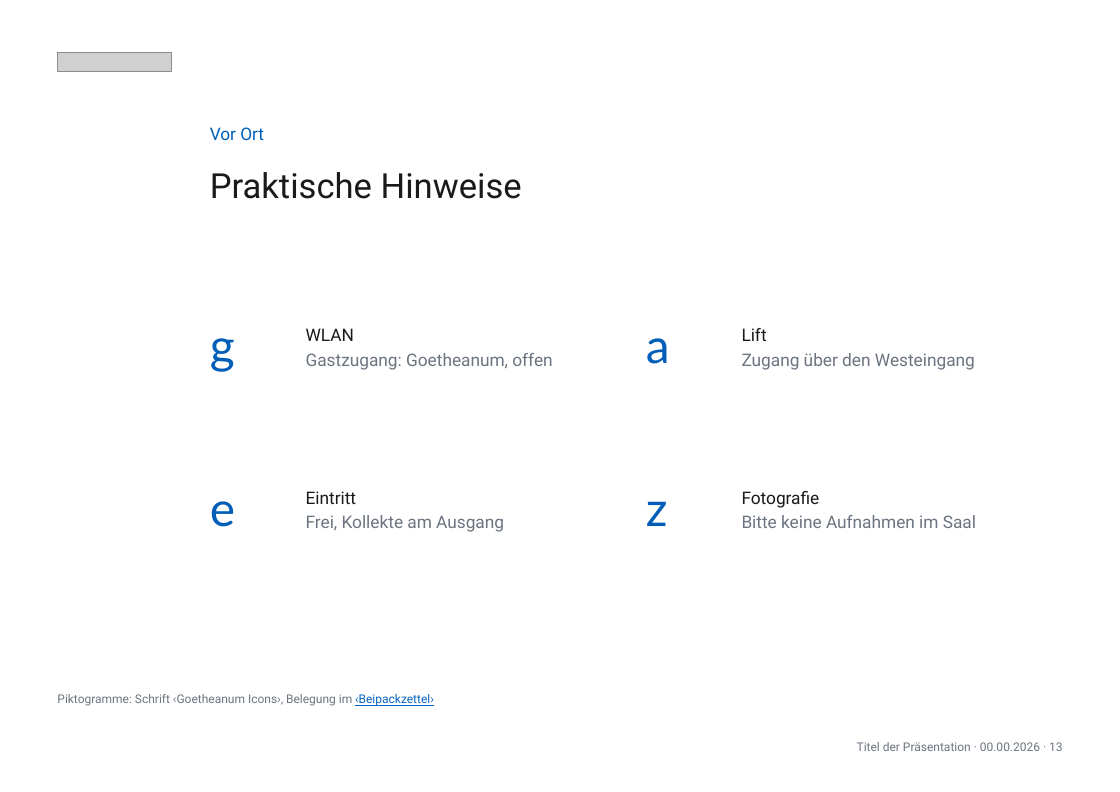
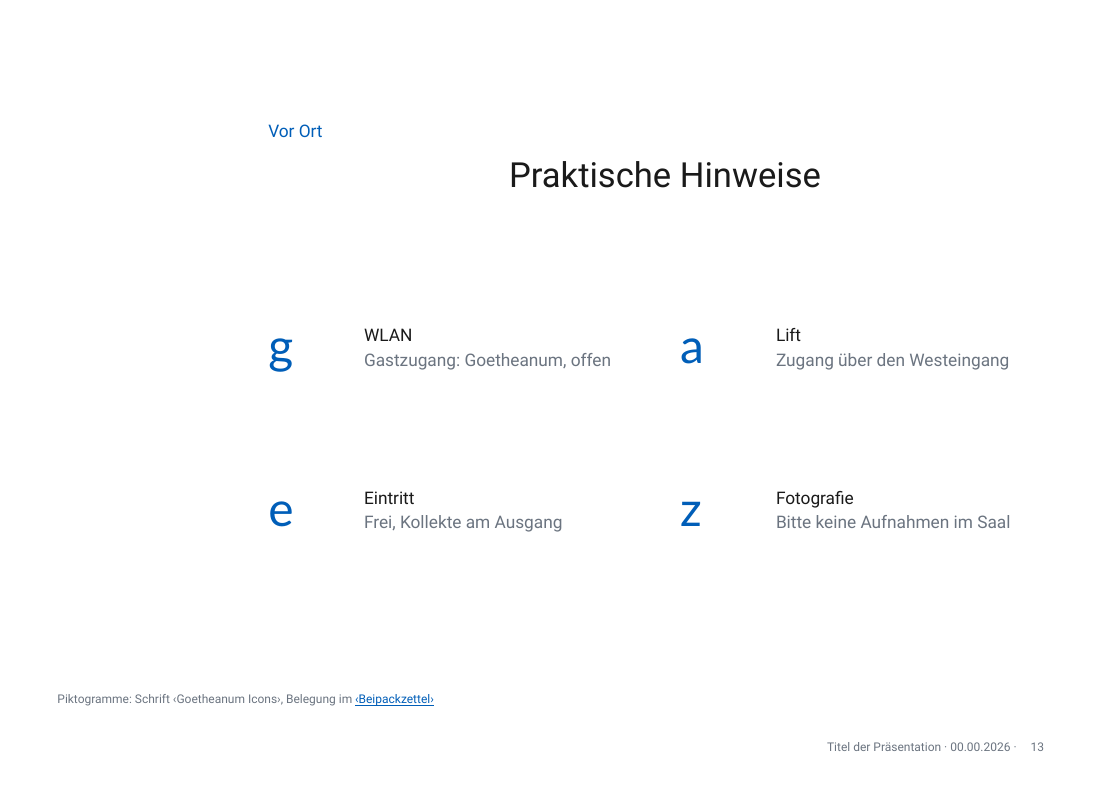
Before and after one commit to phtok/goeloggen, a slide deck: slide 13 of assets/templates/GoetheanumVorlageA4.pptx. Drawn at 1120x792 pixels with LibreOffice and Linux fonts; fonts in the diff are those of the drawing; grey boxes stand for pictures; background and template pictures are left out. Boxes give left, top, right and bottom in pixels: in the first picture for what was removed or moved away, otherwise in the second. Text is boxed around its words. In the diff, an @@ line names an element or a change of style, - is before the commit and + after.

```diff
--- a/assets/templates/GoetheanumVorlageA4.pptx
+++ b/assets/templates/GoetheanumVorlageA4.pptx
@@ picture removed at box(57, 53, 171, 72) @@
@@ 3 texts: place and size @@
-3 texts at box(210, 127, 264, 527)
+3 texts at box(268, 124, 323, 527)
@@ text "Vor Ort" at box(268, 124, 323, 137): more space between paragraphs; vertical alignment middle to top @@
@@ title "Praktische Hinweise": place and size @@
-title "Praktische Hinweise" at box(210, 172, 522, 199)
+title "Praktische Hinweise" at box(509, 161, 821, 188)
@@ title "Praktische Hinweise" at box(509, 161, 821, 188): alignment left to centre; vertical alignment middle to top @@
@@ text "WLAN": place and size @@
-text "WLAN" at box(306, 328, 552, 370)
+text "WLAN" at box(364, 328, 611, 370)
@@ text "a": place and size @@
-text "a" at box(646, 338, 670, 364)
+text "a" at box(680, 338, 704, 364)
@@ text "Lift": place and size @@
-text "Lift" at box(742, 328, 975, 370)
+text "Lift" at box(776, 328, 1009, 370)
@@ text "Eintritt": place and size @@
-text "Eintritt" at box(306, 491, 504, 532)
+text "Eintritt" at box(364, 491, 563, 532)
@@ text "z": place and size @@
-text "z" at box(646, 501, 668, 526)
+text "z" at box(680, 501, 702, 526)
@@ text "Fotografie": place and size @@
-text "Fotografie" at box(742, 491, 976, 528)
+text "Fotografie" at box(776, 491, 1010, 528)
@@ text added at box(827, 742, 1010, 751), 9 pt, text #6B7480 @@
+Titel der Präsentation · 00.00.2026 ·
@@ text removed at box(857, 742, 1062, 751) @@
-Titel der Präsentation · 00.00.2026 · 13
@@ page number added at box(1031, 742, 1044, 751), 9 pt, text #6B7480 @@
+13
```
Also in this commit, not shown: 13 other slides changed, 1 slide added, 1 slide removed, 2 other files.
